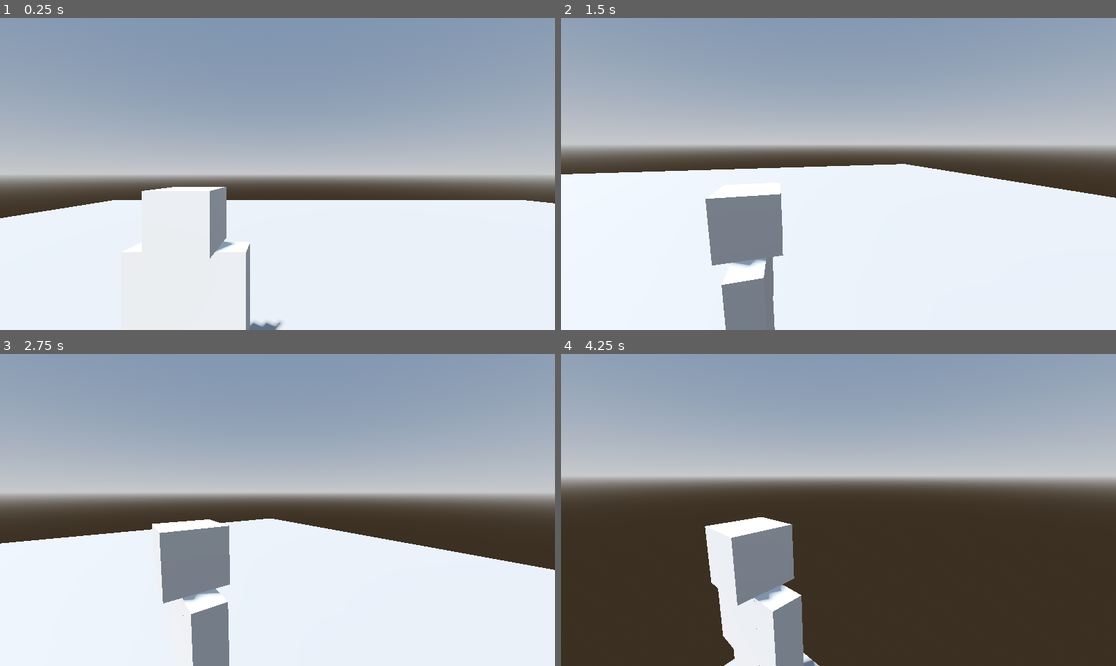
Above: before the commit, frames 1-4 (two rows, left to right).
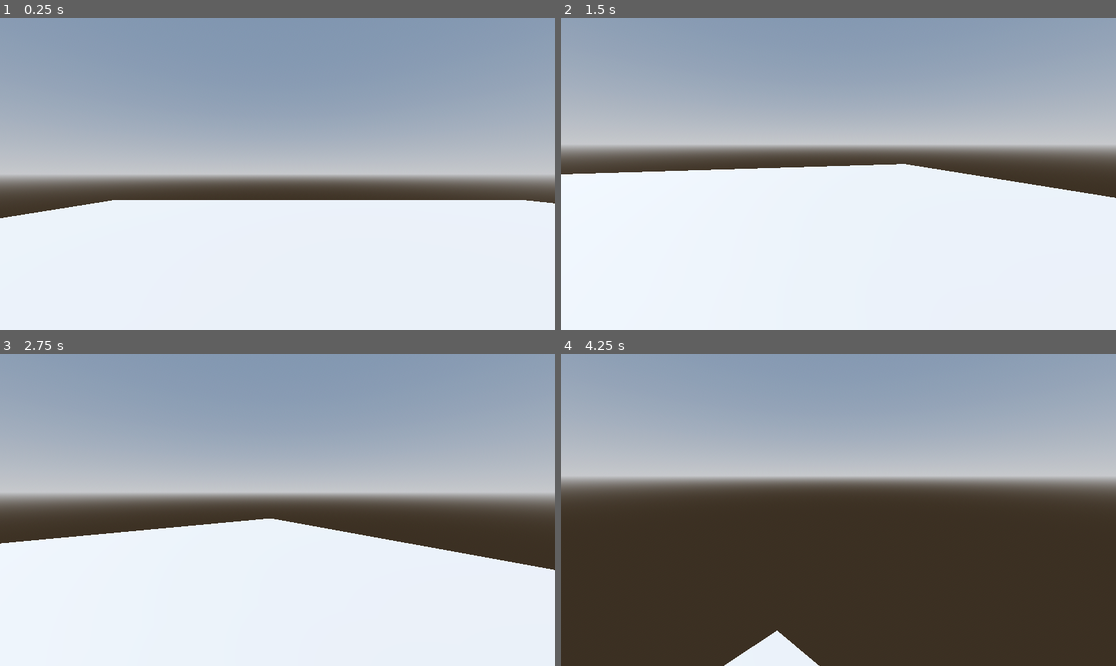
Above: after the commit, the same moments.

Repository: cheskya/ISCS3014-Project5
Game: Godot game, scene res://main.tscn
Two runs of this game, one before a commit and one after it. Both use one fixed random seed, a clock stepped at 60 frames per second and the inputs below.
Inputs (mouse positions are in pixels of both pictures, inside the frame that each line leads up to):
- Up to frame 1 (0.25 s): no input
- Up to frame 2 (1.5 s): tap Enter at 0.5 s; move the mouse to (960, 158) at 0.52 s; press the mouse at (960, 158) at 0.53 s; hold D (move_right) 0.53-1.28 s; move the mouse to (810, 174) at 1.27 s; release the mouse at (810, 174) at 1.28 s; hold W (move_forward) from 1.28 s (still down); click (810, 174) at 1.35 s
- Up to frame 3 (2.75 s): keep holding W (move_forward); move the mouse to (288, 503) at 2.02 s; press the mouse at (288, 503) at 2.03 s
- Up to frame 4 (4.25 s): keep holding W (move_forward); move the mouse to (832, 516) at 2.77 s; release the mouse at (832, 516) at 2.78 s; click (832, 516) at 2.85 s; move the mouse to (877, 513) at 3.52 s; press the mouse at (877, 513) at 3.53 s

The runs differ from the first frame. In frame 1, 1.5% of the frame differs, in the area x 25-51%, y 54-100%; in frame 2, 4.3%; in frame 3, 4.1%; in frame 4, 6.3%, in the area x 25-47%, y 52-100%.

Commit message:
Add rotations to player movement

Diff:
--- a/scenes/player/player.gd
+++ b/scenes/player/player.gd
@@ -6,12 +6,14 @@
 @export_group("Movement")
 @export var move_speed = 8.0
 @export var acceleration = 20.0
-
+@export var rotation_speed = 12.0
 
 var _camera_input_direction = Vector2.ZERO
+var _last_movement_direction = Vector3.BACK
 
 @onready var _camera_pivot: Node3D = %CameraPivot
 @onready var _camera: Camera3D = %Camera3D
+@onready var _skin = %Armature
 
 
 func _input(event: InputEvent) -> void:
@@ -48,3 +50,8 @@
 
 	velocity = velocity.move_toward(move_direction * move_speed, acceleration * delta)
 	move_and_slide()
+
+	if move_direction.length() > 0.2:
+		_last_movement_direction = move_direction
+	var target_angle = Vector3.BACK.signed_angle_to(_last_movement_direction, Vector3.UP)
+	_skin.global_rotation.y = lerp_angle(_skin.rotation.y, target_angle, rotation_speed * delta)
--- a/scenes/player/player.tscn
+++ b/scenes/player/player.tscn
@@ -9,6 +9,9 @@
 
 [node name="Player" instance=ExtResource("1_kk6w3")]
 script = ExtResource("2_87ker")
+
+[node name="Armature" parent="." index="0"]
+unique_name_in_owner = true
 
 [node name="Skeleton3D" parent="Armature" index="0"]
 bones/0/rotation = Quaternion(-0.50054, 0.49946, 0.50054, 0.49946)
